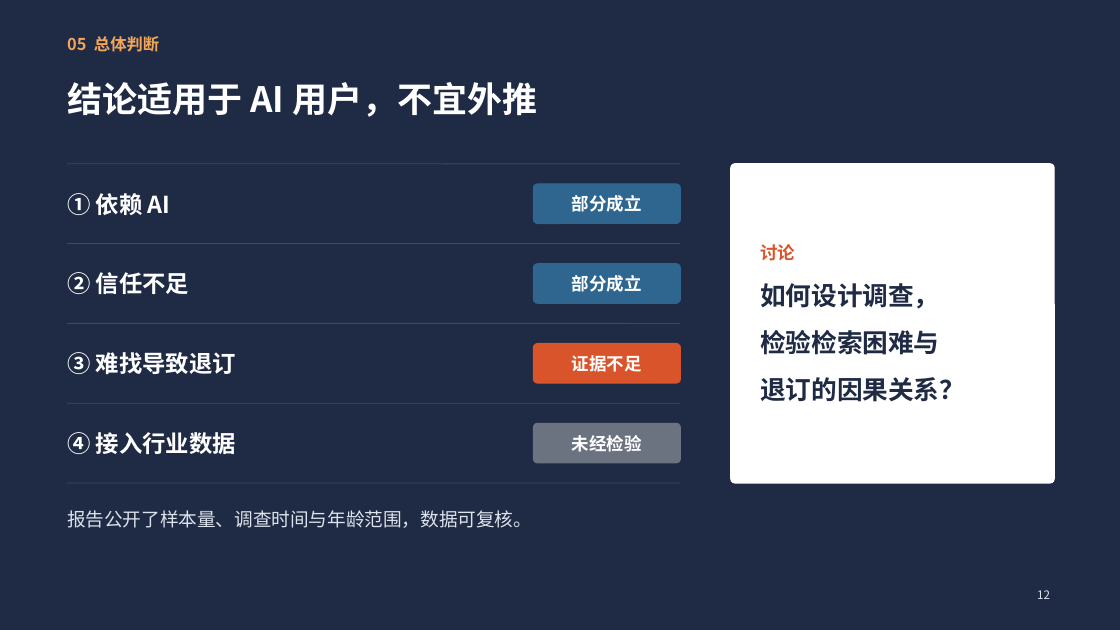
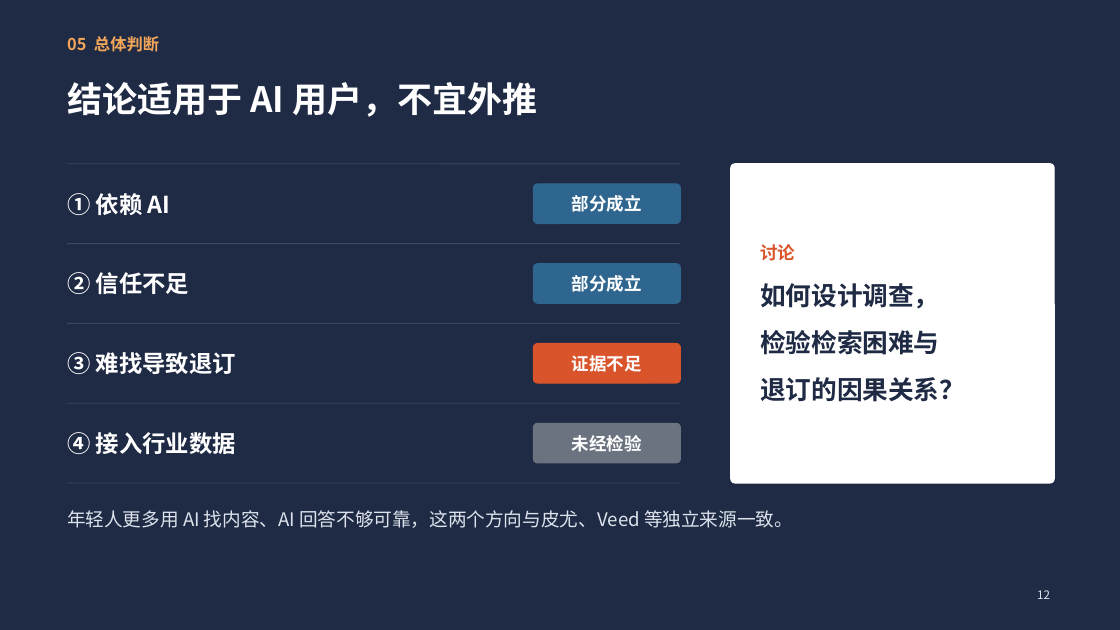
Before and after one commit to jayleo113/ppt, a slide deck: slide 12 of Gracenote报告解读_课堂汇报.pptx. Drawn at 1120x630 pixels with LibreOffice and Linux fonts; fonts in the diff are those of the drawing. Boxes give left, top, right and bottom in pixels: in the first picture for what was removed or moved away, otherwise in the second. Text is boxed around its words. In the diff, an @@ line names an element or a change of style, - is before the commit and + after.

```diff
--- a/Gracenote报告解读_课堂汇报.pptx
+++ b/Gracenote报告解读_课堂汇报.pptx
@@ text at [67,510,793,528]: text changed @@
-报告公开了样本量、调查时间与年龄范围，数据可复核。
+年轻人更多用 AI 找内容、AI 回答不够可靠，这两个方向与皮尤、Veed 等独立来源一致。
```
Also in this commit, not shown: 2 other slides changed, 2 slides removed, 9 other files.
